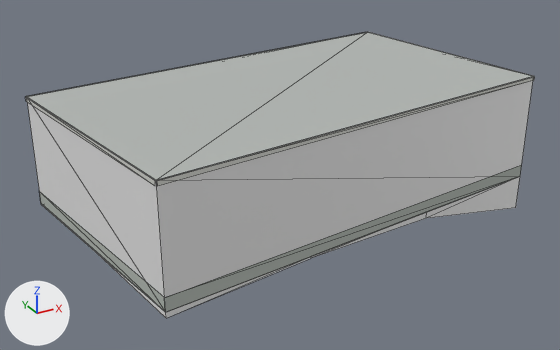
Before and after pictures for a commit that changed the glTF model public/models/buildings/osm-way-49379105.glb.
Before and after are seen from a camera (50 mm lens) standing at (-9.78, -17.21, 9.1) and looking at (-0.34, -0.05, 0.52). Every picture has the same lights, and +X, +Y and +Z are marked at lower left. The older version comes first. Mesh edges are drawn as thin lines. Where no turn or scale is listed for an object, it has been applied to the vertices. Vertices at exactly the same position are counted once.

The older version as bpy lines, for what is in view:
```python
ob_reality_49379105_near_reality_concrete_plinth = bpy.data.objects.new('reality 49379105 near reality concrete plinth', me_reality_49379105_near_reality_concrete_plinth)
ob_reality_49379105_near_reality_concrete_plinth.location = (0.0, 0.0, 0.0)
ob_reality_49379105_near_reality_flat_weathered_roof = bpy.data.objects.new('reality 49379105 near reality flat weathered roof', me_reality_49379105_near_reality_flat_weathered_roof)
ob_reality_49379105_near_reality_flat_weathered_roof.location = (0.0, 0.0, 0.0)
ob_reality_49379105_near_reality_pale_aluminum_sill = bpy.data.objects.new('reality 49379105 near reality pale aluminum sill', me_reality_49379105_near_reality_pale_aluminum_sill)
ob_reality_49379105_near_reality_pale_aluminum_sill.location = (0.0, 0.0, 0.0)
# me_reality_49379105_near_reality_pale_aluminum_sill
# before: 2 (-6.34, 2.44, 3.0) at pixel (25, 96), 3 (-5.3, -4.09, 3.0) at pixel (155, 180), 6 (5.3, 4.1, 3.0) at pixel (367, 31), 7 (-6.32, 2.47, 3.0) at pixel (26, 96), 10 (6.34, -2.44, 3.0) at pixel (534, 76)
# before: 11 (5.33, 4.07, 3.0) at pixel (368, 32), 14 (-5.27, -4.12, 3.0) at pixel (157, 180), 15 (6.32, -2.47, 3.0) at pixel (534, 76)
# also in view: 'reality 49379105 near reality aged pale plaster' at (0.0, -0.01, 1.5); 'building foundation 49379105' at (0.0, -0.01, -0.52)
```
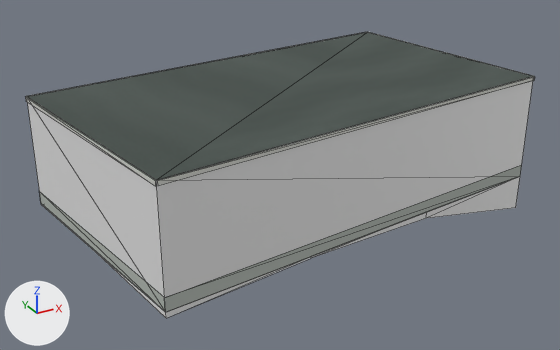
Changed parts and their boxes [x1, y1, x2, y2] in the pictures (560 x 350 px):
'reality 49379105 near reality flat weathered roof', surface changed (darker)
    both: [27, 32, 533, 180]
part 1 of me_reality_49379105_near_reality_pale_aluminum_sill, added
    after: [26, 32, 534, 181]

The edits, one by one:
Picture 'roof-color' (img_roof_color) is new.
In material 'reality flat weathered roof' (mat_reality_flat_weathered_roof), base_color is no longer (0.451, 0.475, 0.455), grey #b3b7b4.
In material 'reality flat weathered roof' (mat_reality_flat_weathered_roof), texture is now set to img_roof_color.
me_reality_49379105_near_reality_pale_aluminum_sill is used by ob_reality_49379105_near_reality_pale_aluminum_sill; location (0.0, 0.0, 0.0).
Verts and faces of me_reality_49379105_near_reality_pale_aluminum_sill; kept vertices keep their numbers, new ones are numbered from 16.
me_reality_49379105_near_reality_pale_aluminum_sill had 16 vertices, 8 faces and spanned x -6.34..6.34, y -4.12..4.1, z 2.89..3.0.
me_reality_49379105_near_reality_pale_aluminum_sill now has 20 vertices, 16 faces and spans x -6.34..6.34, y -4.12..4.1, z 2.89..3.0.
Part 1, on me_reality_49379105_near_reality_pale_aluminum_sill:
New vertex 16 is at (-5.28, -4.09, 3.0), pixel (156, 180).
New vertex 17 is at (-6.32, 2.44, 3.0), pixel (26, 96).
New vertex 18 is at (5.3, 4.07, 3.0), pixel (367, 32).
New vertex 19 is at (6.32, -2.44, 3.0), pixel (533, 76).
New faces: (2, 16, 17), (2, 3, 16), (6, 17, 18), (6, 7, 17), (10, 18, 19), (10, 11, 18).
New faces: (14, 19, 16), (14, 15, 19).
